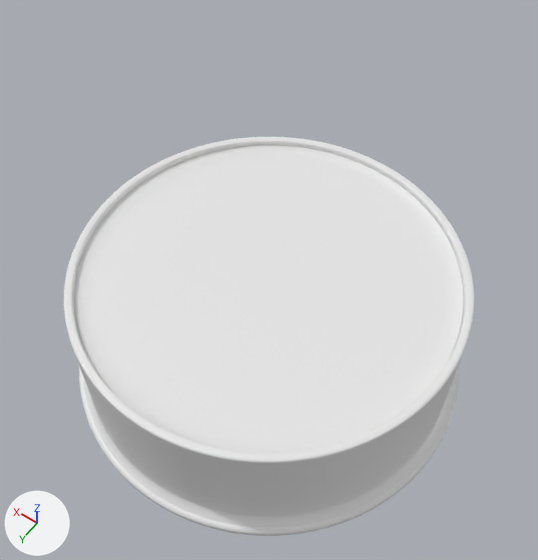
Before and after pictures for a commit that changed the glTF model 水槽/scenes/specimen/assets/dish.glb.
The view is the same before and after, from a 50 mm camera at (-1.34, 1.87, 3.6) aimed at (-0.02, 0.03, 0.7). The lights are fixed; the arrows at lower left show +X, +Y and +Z. The older version comes first.

The scene before the commit, as lines of its bpy script (objects in view):
```python
me_jar_glass = bpy.data.meshes.new('Jar_Glass')
me_jar_glass.from_pydata(...)  # 13602 vertices, 27200 faces; spans x -1.06..1.06, y -1.06..1.06, z 0.0..0.73
me_jar_liquid = bpy.data.meshes.new('Jar_Liquid')
me_jar_liquid.from_pydata(...)  # 3602 vertices, 7200 faces; spans x -0.95..0.95, y -0.95..0.95, z 0.12..0.69
me_jar_meniscus = bpy.data.meshes.new('Jar_Meniscus')
me_jar_meniscus.from_pydata(...)  # 1800 vertices, 3200 faces; spans x -0.95..0.95, y -0.95..0.95, z 0.68..0.69
ob_jar_glass = bpy.data.objects.new('Jar_Glass', me_jar_glass)
ob_jar_glass.location = (0.0, 0.0, 0.0)
ob_jar_liquid = bpy.data.objects.new('Jar_Liquid', me_jar_liquid)
ob_jar_liquid.location = (0.0, 0.0, 0.0)
ob_jar_meniscus = bpy.data.objects.new('Jar_Meniscus', me_jar_meniscus)
ob_jar_meniscus.location = (0.0, 0.0, 0.0)
```
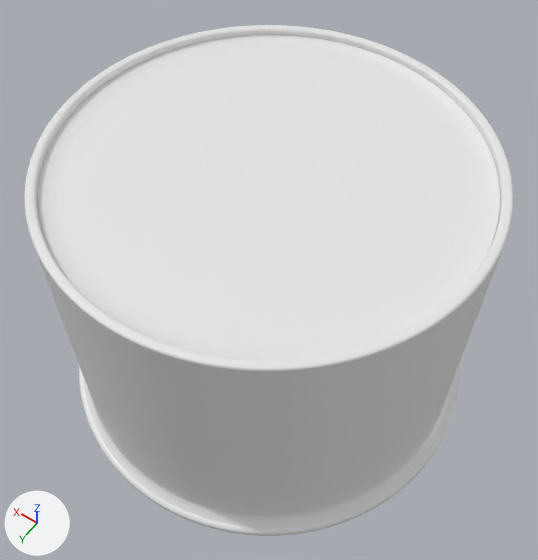
Boxes [x1, y1, x2, y2] around the edits, measured in the pictures (538 x 560 px; the box of a moved part takes in the faces that stretch with it):
'Jar_Liquid', reshaped: before [90, 156, 452, 441]; after [49, 47, 488, 348]
'Jar_Glass', reshaped (19% wider, 28% taller): before [64, 137, 474, 536]; after [25, 25, 513, 536]
'Jar_Meniscus', moved: before [74, 145, 464, 453]; after [38, 35, 500, 359]
part 1 of me_jar_glass, moved or reshaped: before [64, 137, 474, 465]; after [25, 25, 513, 465]

The change, as a list of edits to the scene's bpy script:
```text
Change me_jar_glass:
    used by ob_jar_glass; location = (0.0, 0.0, 0.0)
    remove me_jar_glass.from_pydata(...)  # 13602 vertices, 27200 faces; spans x -1.06..1.06, y -1.06..1.06, z 0.0..0.73
    add me_jar_glass.from_pydata(...)  # 13602 vertices, 27200 faces; spans x -1.06..1.06, y -1.06..1.06, z 0.0..1.45
    me_jar_glass part 1: all 2600 vertices in x -1.0..1.0, y -1.0..1.0, z 0.7..0.73 are moved by (0.0, 0.0, 0.73)
Change me_jar_liquid:
    used by ob_jar_liquid; location = (0.0, 0.0, 0.0)
    remove me_jar_liquid.from_pydata(...)  # 3602 vertices, 7200 faces; spans x -0.95..0.95, y -0.95..0.95, z 0.12..0.69
    add me_jar_liquid.from_pydata(...)  # 3602 vertices, 7200 faces; spans x -0.95..0.95, y -0.95..0.95, z 0.12..1.42
    me_jar_liquid part 2: 2251 of 3602 vertices moved; they spanned x -0.95..0.95, y -0.95..0.95, z 0.12..0.69 and now span x -0.95..0.95, y -0.95..0.95, z 0.12..1.42; mean shift (0.0, 0.0, 0.58); largest move (0.95, 0.03, 0.17) -> (0.95, 0.03, 1.42)
Change me_jar_meniscus:
    used by ob_jar_meniscus; location = (0.0, 0.0, 0.0)
    remove me_jar_meniscus.from_pydata(...)  # 1800 vertices, 3200 faces; spans x -0.95..0.95, y -0.95..0.95, z 0.68..0.69
    add me_jar_meniscus.from_pydata(...)  # 1800 vertices, 3200 faces; spans x -0.95..0.95, y -0.95..0.95, z 1.4..1.42
    me_jar_meniscus part 3: the whole mesh is moved by (0.0, 0.0, 0.73)
```
